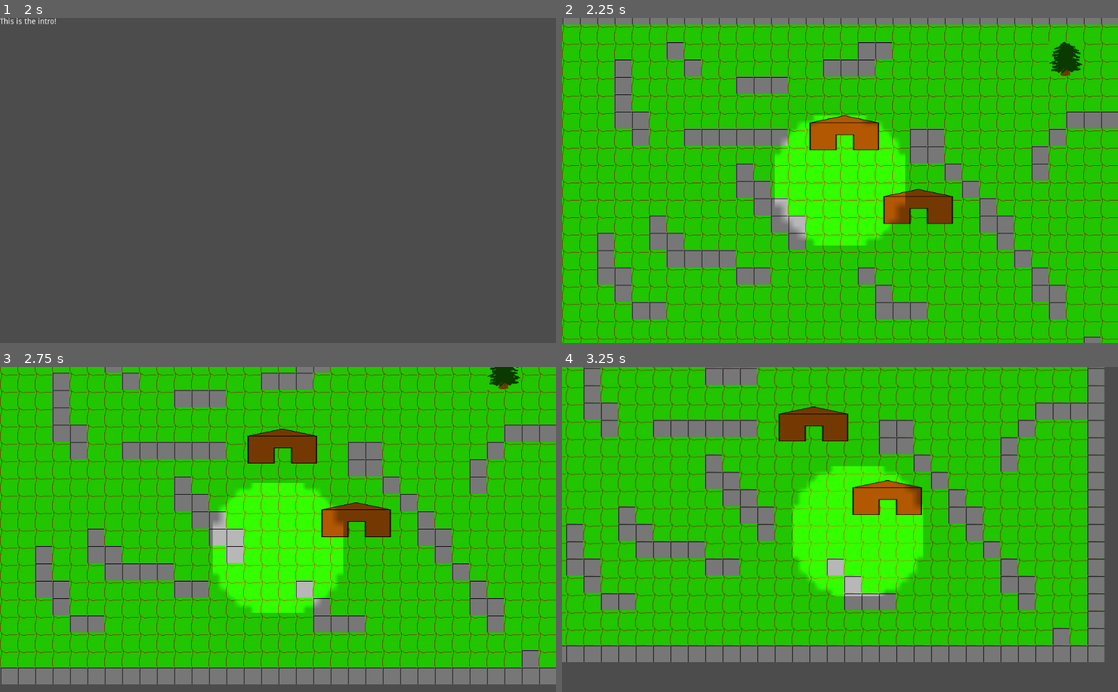
Above: before the commit, frames 1-4 (two rows, left to right).
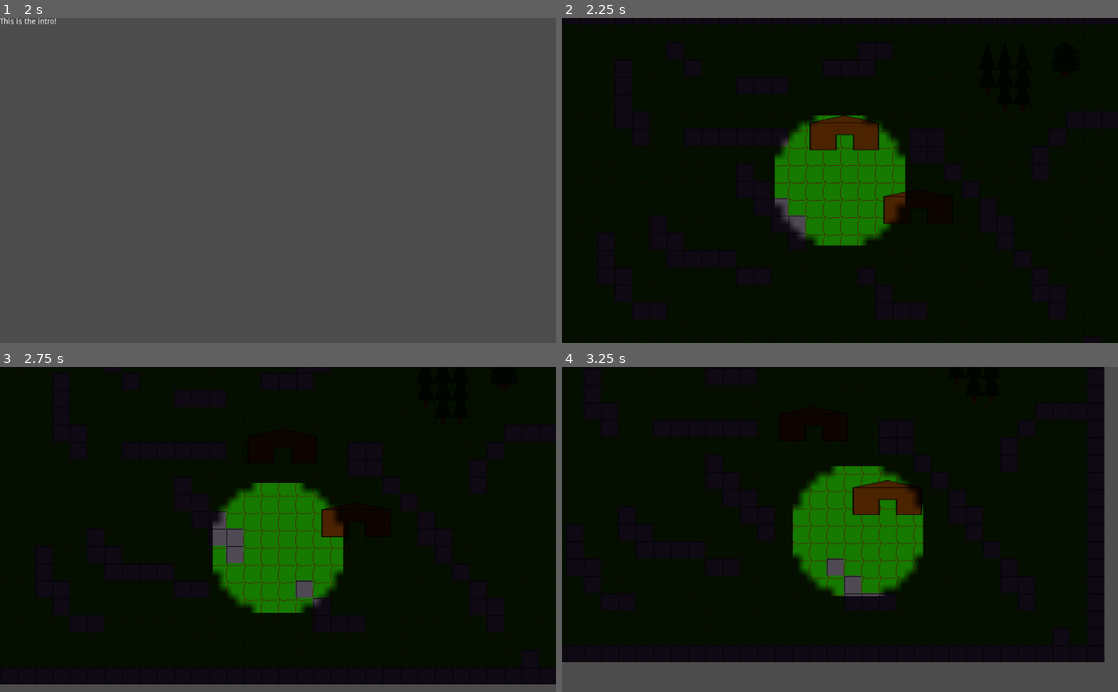
Above: after the commit, the same moments.

Repository: HaywardMorihara/2021AprGameJam
Game: Godot game, scene res://menu/MainMenu.tscn
The game is run twice, just before and just after one commit, with the same random seed, the same clock (stepped at 60 frames per second) and the same inputs.
Inputs (mouse positions are in pixels of both pictures, inside the frame that each line leads up to):
- Up to frame 1 (2 s): click "Start" at 0.5 s; tap Enter at 1.25 s; move the mouse to (400, 164) at 1.27 s; hold D (right) from 1.28 s (still down); tap Space (check_watch) at 1.35 s
- Up to frame 2 (2.25 s): tap Space (check_watch) at 2 s; move the mouse to (728, 196) at 2.02 s; release D (right) at 2.03 s; hold S (down) from 2.03 s (still down); click (728, 196) at 2.1 s
- Up to frame 3 (2.75 s): keep holding S (down)
- Up to frame 4 (3.25 s): move the mouse to (895, 458) at 2.77 s; release S (down) at 2.78 s; hold D (right) from 2.78 s (still down); tap Space (check_watch) at 2.85 s

Frame 1 is identical in both runs. In frame 2, 100% of the frame differs, in the area x 0-100%, y 0-100%; in frame 3, 97%; in frame 4, 89%.

Commit message:
Forest Prototype

Diff:
--- a/map/Map.tscn
+++ b/map/Map.tscn
@@ -1,9 +1,10 @@
-[gd_scene load_steps=8 format=2]
+[gd_scene load_steps=11 format=2]
 
 [ext_resource path="res://player/Player.tscn" type="PackedScene" id=1]
 [ext_resource path="res://assets/2021FebGameJamTilesheet.png" type="Texture" id=2]
 [ext_resource path="res://house/ExteriorHouse.tscn" type="PackedScene" id=3]
 [ext_resource path="res://map/Map.gd" type="Script" id=4]
+[ext_resource path="res://assets/TallTree.png" type="Texture" id=5]
 
 [sub_resource type="ConvexPolygonShape2D" id=1]
 points = PoolVector2Array( 0, 0, 32, 0, 64, 0, 64, 32, 32, 32, 32, 64, 0, 64 )
@@ -69,6 +70,32 @@
 } ]
 2/z_index = 0
 
+[sub_resource type="ConvexPolygonShape2D" id=6]
+points = PoolVector2Array( 0, 64, 0, 32, 32, 32, 32, 64 )
+
+[sub_resource type="TileSet" id=5]
+0/name = "TallTree.png 0"
+0/texture = ExtResource( 5 )
+0/tex_offset = Vector2( 0, 0 )
+0/modulate = Color( 1, 1, 1, 1 )
+0/region = Rect2( 0, 0, 32, 64 )
+0/tile_mode = 0
+0/occluder_offset = Vector2( 0, 0 )
+0/navigation_offset = Vector2( 0, 0 )
+0/shape_offset = Vector2( 0, 0 )
+0/shape_transform = Transform2D( 1, 0, 0, 1, 0, 0 )
+0/shape = SubResource( 6 )
+0/shape_one_way = false
+0/shape_one_way_margin = 1.0
+0/shapes = [ {
+"autotile_coord": Vector2( 0, 0 ),
+"one_way": false,
+"one_way_margin": 1.0,
+"shape": SubResource( 6 ),
+"shape_transform": Transform2D( 1, 0, 0, 1, 0, 0 )
+} ]
+0/z_index = 0
+
 [node name="Map" type="Node2D"]
 script = ExtResource( 4 )
 
@@ -78,10 +105,16 @@
 format = 1
 tile_data = PoolIntArray( -589841, 2, 0, -589840, 2, 0, -589839, 2, 0, -589838, 2, 0, -589837, 2, 0, -589836, 2, 0, -58 …(9975 unchanged characters)…
 
+[node name="TreeTileMap" type="TileMap" parent="."]
+z_index = 1
+tile_set = SubResource( 5 )
+cell_size = Vector2( 32, 32 )
+format = 1
+tile_data = PoolIntArray( -524280, 0, 0, -524279, 0, 0, -524278, 0, 0, -458744, 0, 0, -458743, 0, 0, -458742, 0, 0, -393207, 0, 0, -393206, 0, 0 )
+
 [node name="Player" parent="." instance=ExtResource( 1 )]
 
 [node name="CanvasModulate" type="CanvasModulate" parent="."]
-visible = false
 color = Color( 0.113725, 0.0784314, 0.160784, 1 )
 
 [node name="House1" parent="." instance=ExtResource( 3 )]
Binary file added: assets/TallTree.png
Not shown, added: assets/TallTree.png.import
